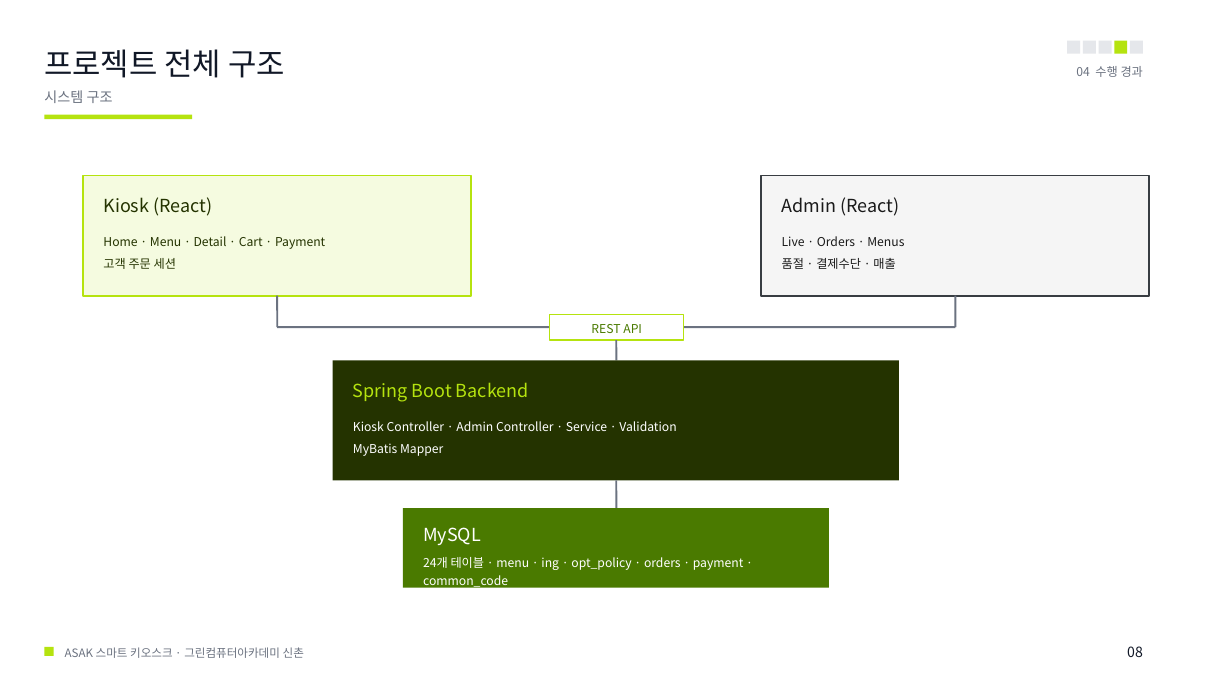
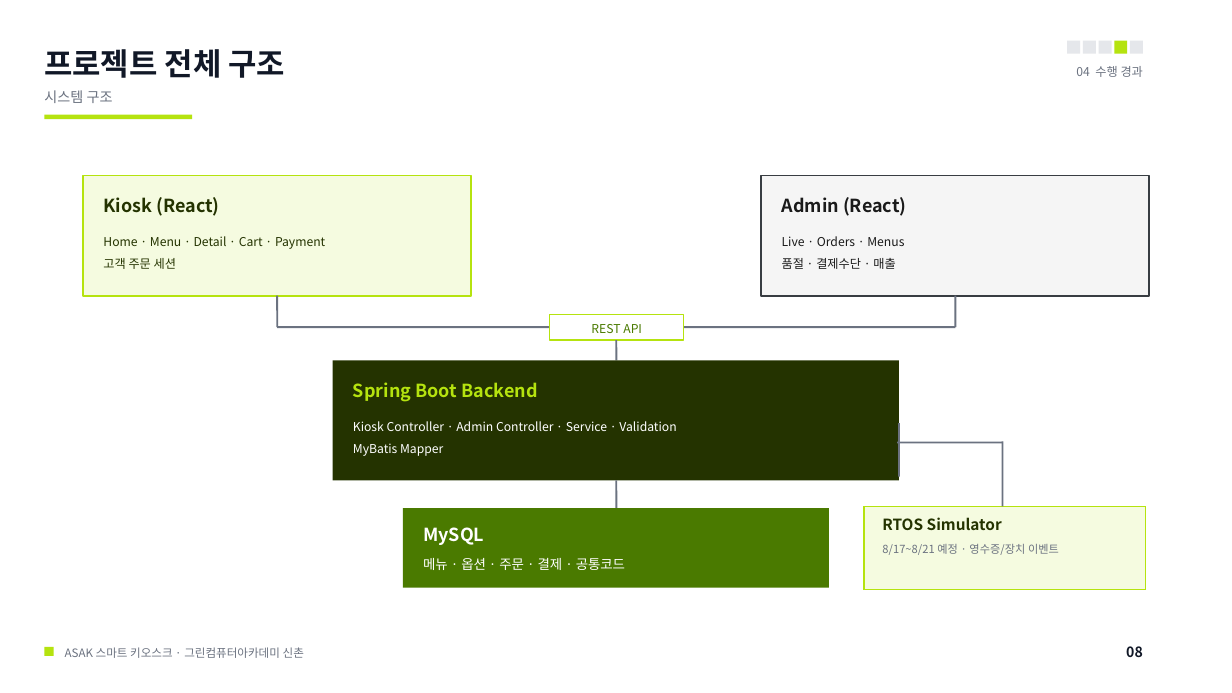
Before and after one commit to hagenie128/ASAK, a slide deck: slide 8 of docs/00_presentation/00_ppt/ASAK_샐러드_스마트키오스크.pptx. Drawn at 1232x693 pixels with LibreOffice and Linux fonts; fonts in the diff are those of the drawing. Boxes give left, top, right and bottom in pixels: in the first picture for what was removed or moved away, otherwise in the second. Text is boxed around its words. In the diff, an @@ line names an element or a change of style, - is before the commit and + after.

Commit message:
docs: 사이드 음료 메뉴 검증 문서와 발표자료 갱신

```diff
--- a/docs/00_presentation/00_ppt/ASAK_샐러드_스마트키오스크.pptx
+++ b/docs/00_presentation/00_ppt/ASAK_샐러드_스마트키오스크.pptx
@@ rectangle added at [897,442,1003,444], fill #6B7280 @@
@@ rectangle added at [898,423,900,477], fill #6B7280 @@
@@ rectangle added at [1002,442,1004,506], fill #6B7280 @@
@@ rectangle added at [864,506,1146,590], fill #F5FBE0, outline #B5E30F 1.2 pt @@
@@ bold on in 6 elements at [44,49,285,78], [1126,646,1143,657], [103,197,219,216], [782,197,906,216], [353,382,537,402], [423,527,484,545] @@
@@ text added at [882,517,1002,530], 12 pt, text #243300, bold @@
+RTOS Simulator
@@ text at [423,558,625,570]: text changed; size 9.5 to 10.5 pt @@
-24개 테이블 · menu · ing · opt_policy · orders · payment · common_code
+메뉴 · 옵션 · 주문 · 결제 · 공통코드
@@ text added at [882,544,1059,555], 8.7 pt, text #6B7280 @@
+8/17~8/21 예정 · 영수증/장치 이벤트
```
Also in this commit, not shown: 20 other slides changed, 1 other file.
